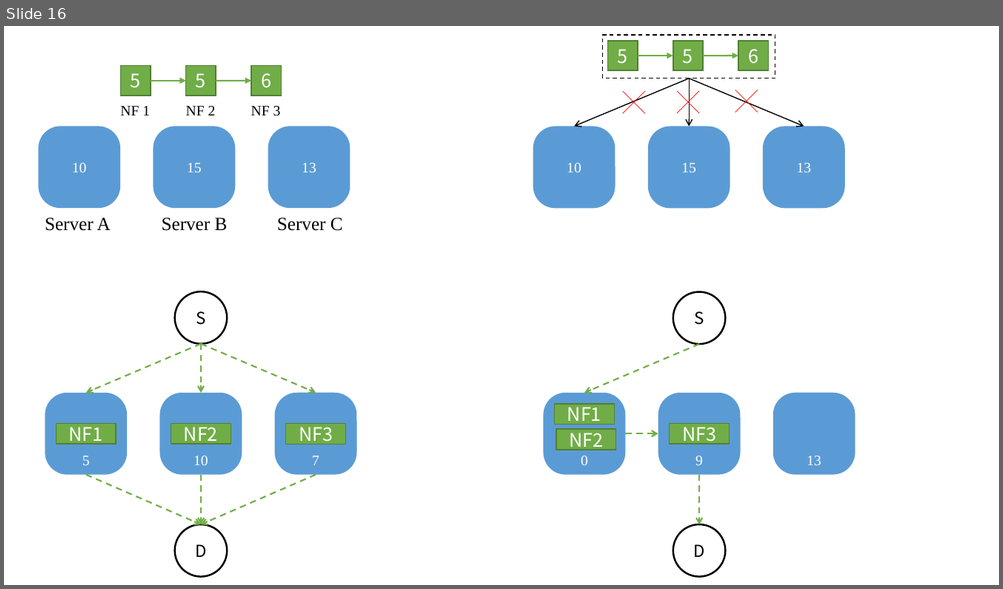
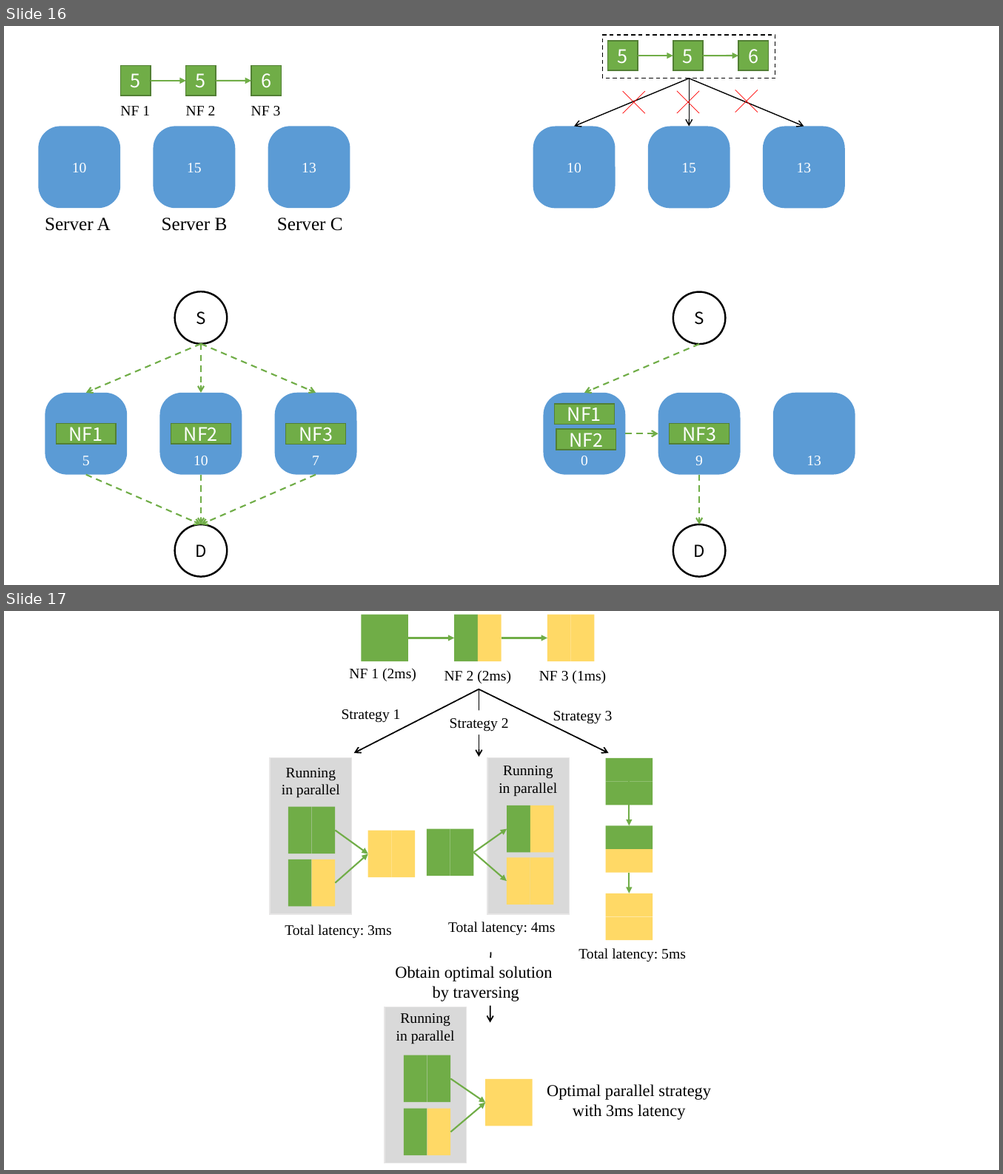
Before and after one commit to fnrg-nfv/flexchain, a slide deck: docs/figures_xsh.pptx. Shown one above the other, each under a label of ours: slide 16 before the commit, slides 16 and 17 after it. The pictures are 1003x589 and 1003x1174 pixels, drawn with LibreOffice and Linux fonts; fonts in the diff are those of the drawing. Boxes give left, top, right and bottom in pixels: in the first picture for what was removed or moved away, otherwise in the second. Text is boxed around its words. In the diff, an @@ line names an element or a change of style, - is before the commit and + after.

```diff
--- a/docs/figures_xsh.pptx
+++ b/docs/figures_xsh.pptx
@@ slide 17 added at [4, 611, 999, 1170], background #FFFFFF @@
@@ group added at [349, 615, 606, 684]: 6 rectangles, 3 texts, 2 arrows @@
+NF 1 (2ms)
+NF 2 (2ms)
+NF 3 (1ms)
@@ arrow added from (478, 689) to (354, 754), #000000 1.25 pt @@
@@ arrow added from (478, 689) to (478, 757), #000000 1.25 pt @@
@@ arrow added from (478, 689) to (609, 754), #000000 1.25 pt @@
@@ text added at [341, 709, 401, 723], 14 pt, text #000000 @@
+Strategy 1
@@ text added at [449, 718, 509, 732], 14 pt, text #000000 @@
+Strategy 2
@@ text added at [553, 711, 612, 724], 14 pt, text #000000 @@
+Strategy 3
@@ group added at [427, 758, 569, 936]: 7 rectangles, 2 arrows, 2 texts @@
+Total latency: 4ms
+Running in parallel
@@ group added at [270, 758, 415, 939]: 7 rectangles, 2 texts, 2 arrows @@
+Total latency: 3ms
+Running in parallel
@@ arrow added from (490, 953) to (489, 1023), #000000 1.25 pt @@
@@ group added at [578, 759, 686, 963]: 6 rectangles, 2 arrows, 1 text @@
+Total latency: 5ms
@@ text added at [395, 966, 552, 1002], 16 pt, text #000000 @@
+Obtain optimal solution
+by traversing
@@ text added at [546, 1085, 711, 1120], 16 pt, text #000000 @@
+Optimal parallel strategy
+with 3ms latency
@@ group added at [384, 1007, 532, 1164]: 7 rectangles, 2 arrows, 1 text @@
+Running in parallel
```
Also in this commit, not shown: 1 other slide added, 1 other file.
